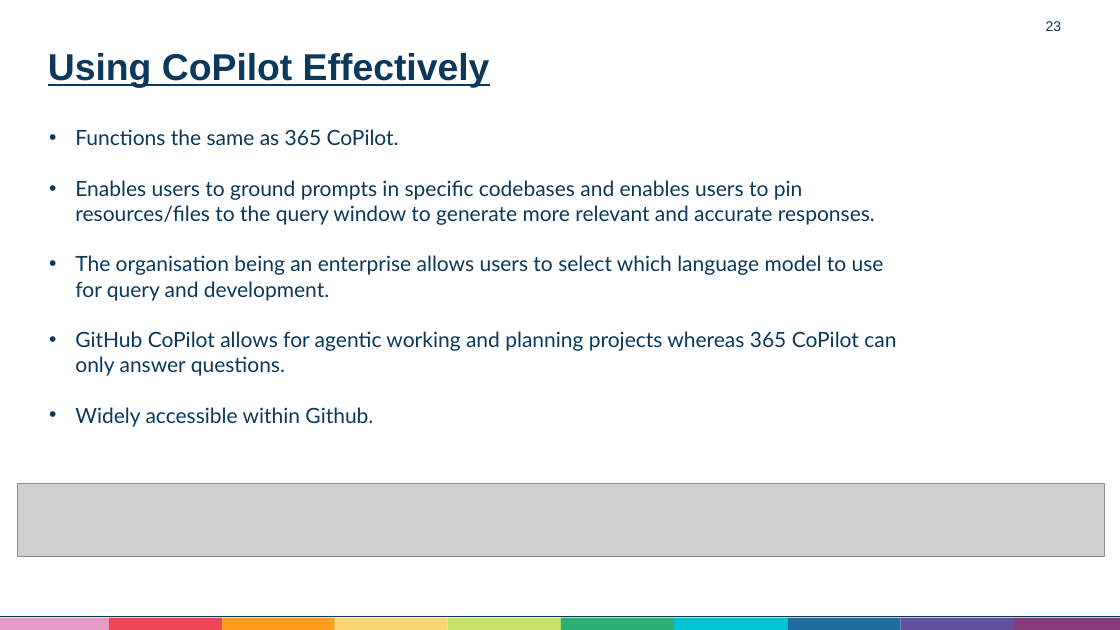
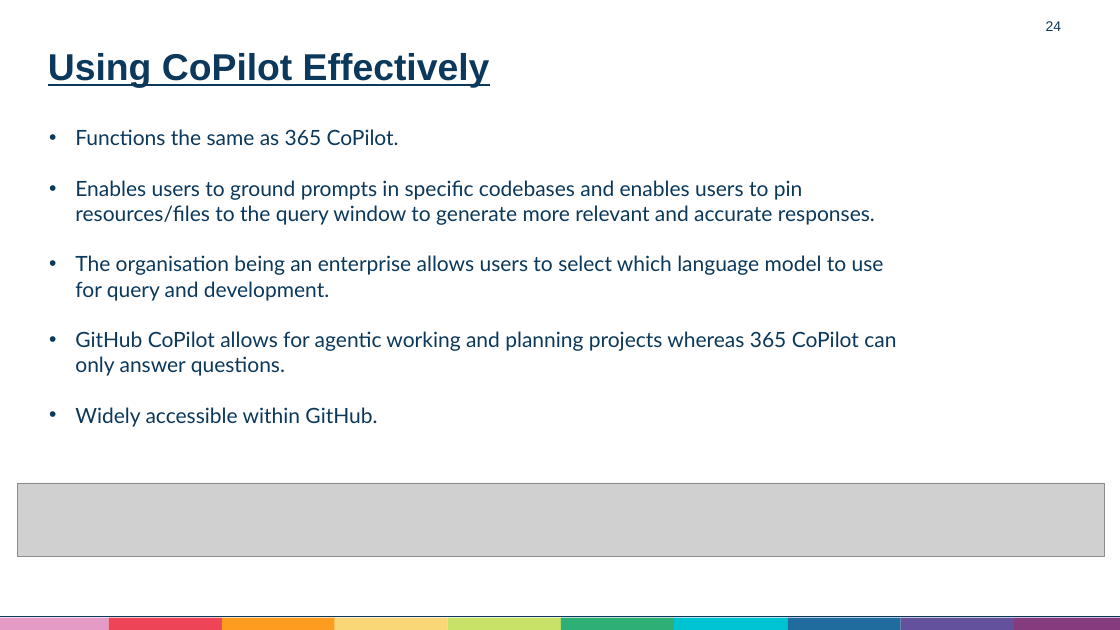
Before and after one commit to Aneurin-Bevan-University-Health-Board/biu_GitHub_Training, a slide deck: slide 24 of Training/Github Training.pptx (slide 23 before the commit). Drawn at 1120x630 pixels with LibreOffice and Linux fonts; fonts in the diff are those of the drawing; grey boxes stand for pictures. Boxes give left, top, right and bottom in pixels: in the first picture for what was removed or moved away, otherwise in the second. Text is boxed around its words. In the diff, an @@ line names an element or a change of style, - is before the commit and + after.

```diff
--- a/Training/Github Training.pptx
+++ b/Training/Github Training.pptx
@@ page number at box(1046, 21, 1062, 31): text changed @@
-23
+24
@@ text at box(75, 407, 377, 427): text changed @@
-• Widely accessible within Github.
+• Widely accessible within GitHub.
```
Also in this commit, not shown: 16 other slides changed, 1 slide added, 1 other file.
